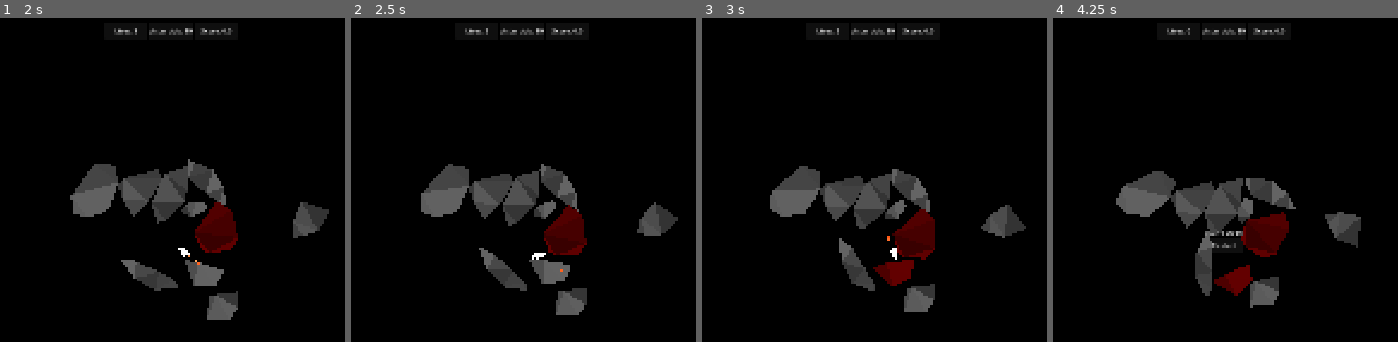
Above: before the commit, frames 1-4 (left to right).
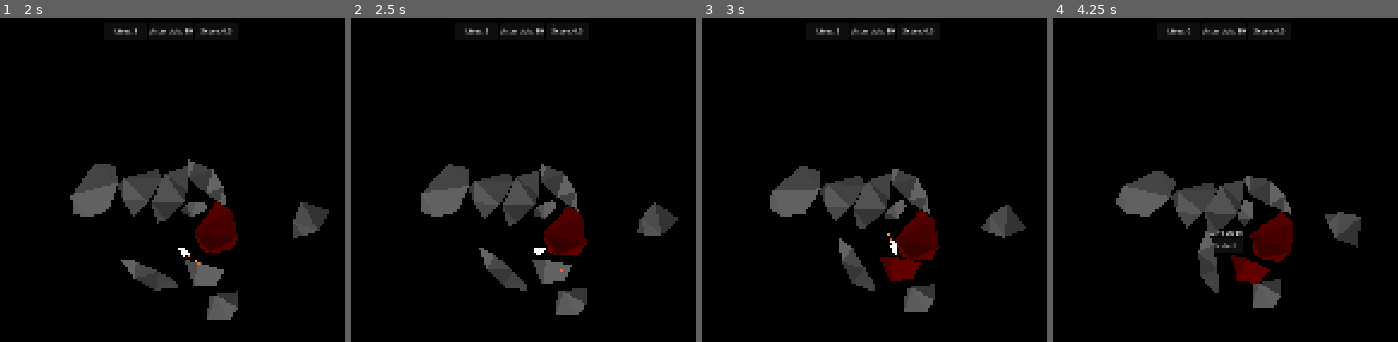
Above: after the commit, the same moments.

Repository: ProudFridge/Asteroids
Game: Godot game, scene res://scenes/game/game.tscn
Same seed, same stepped clock (60 frames per second), same inputs: the game is played once before the commit and once after it.
Inputs (mouse positions are in pixels of both pictures, inside the frame that each line leads up to):
- Up to frame 1 (2 s): tap Enter at 0.5 s; move the mouse to (outside the picture) at 0.52 s; hold D (turn_right) 0.53-1.28 s; hold Space (shoot) 0.53-1.28 s; click (outside the picture) at 0.67 s; move the mouse to (10, 264) at 1.27 s; hold S (backwards) from 1.28 s (still down); tap Alt at 1.35 s
- Up to frame 2 (2.5 s): move the mouse to (602, 144) at 2.02 s; release S (backwards) at 2.03 s; hold D (turn_right) from 2.03 s (still down); tap Shift at 2.1 s
- Up to frame 3 (3 s): move the mouse to (833, 332) at 2.77 s; release D (turn_right) at 2.78 s; hold W (forwards) from 2.78 s (still down); tap Space (shoot) at 2.85 s; click (833, 332) at 2.92 s
- Up to frame 4 (4.25 s): move the mouse to (outside the picture) at 3.52 s; release W (forwards) at 3.53 s; hold A (turn_left) from 3.53 s (still down); tap Alt at 3.6 s

Frame 1 is identical in both runs. In frame 2, 0.1% of the frame differs, in the area x 51-65%, y 70-83%; in frame 3, 0.8%; in frame 4, 2.9%, in the area x 34-71%, y 48-90%.

Commit message:
Make the player bounce off asteroids

Diff:
--- a/scenes/player/player.gd
+++ b/scenes/player/player.gd
@@ -4,6 +4,7 @@
 const accel: float = 2.0
 var maxSpeed: float = 400
 var rotSpeed: float = 5 # rad/s
+var bounceDamp: float = 0.5
 # TODO: change to health later, faster asteroids deal more damage
 var lives: float = 3
 
@@ -57,6 +58,7 @@
 				died.emit()
 				die()
 			damage_timer.start()
+			velocity = velocity.bounce(collision.get_normal()) * bounceDamp
 
 		var collisionPosition: Vector2 = collision.get_position()
 
